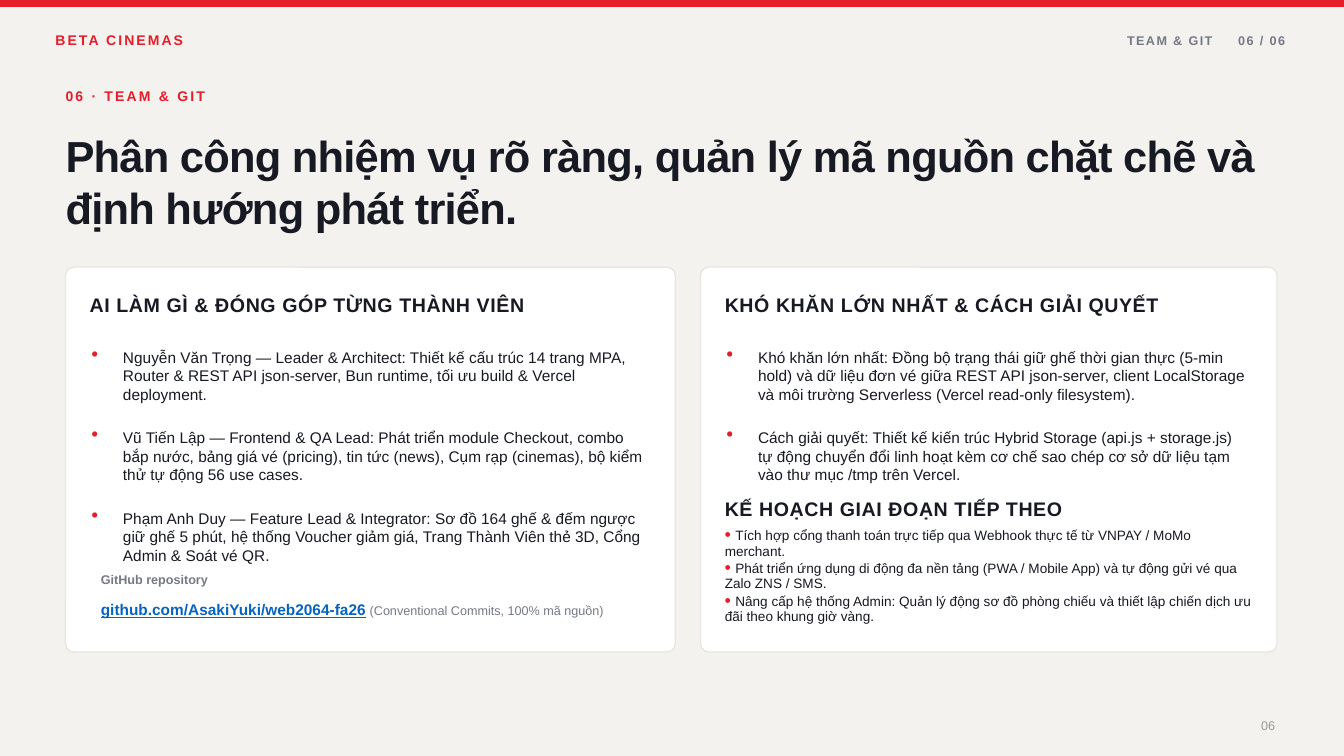
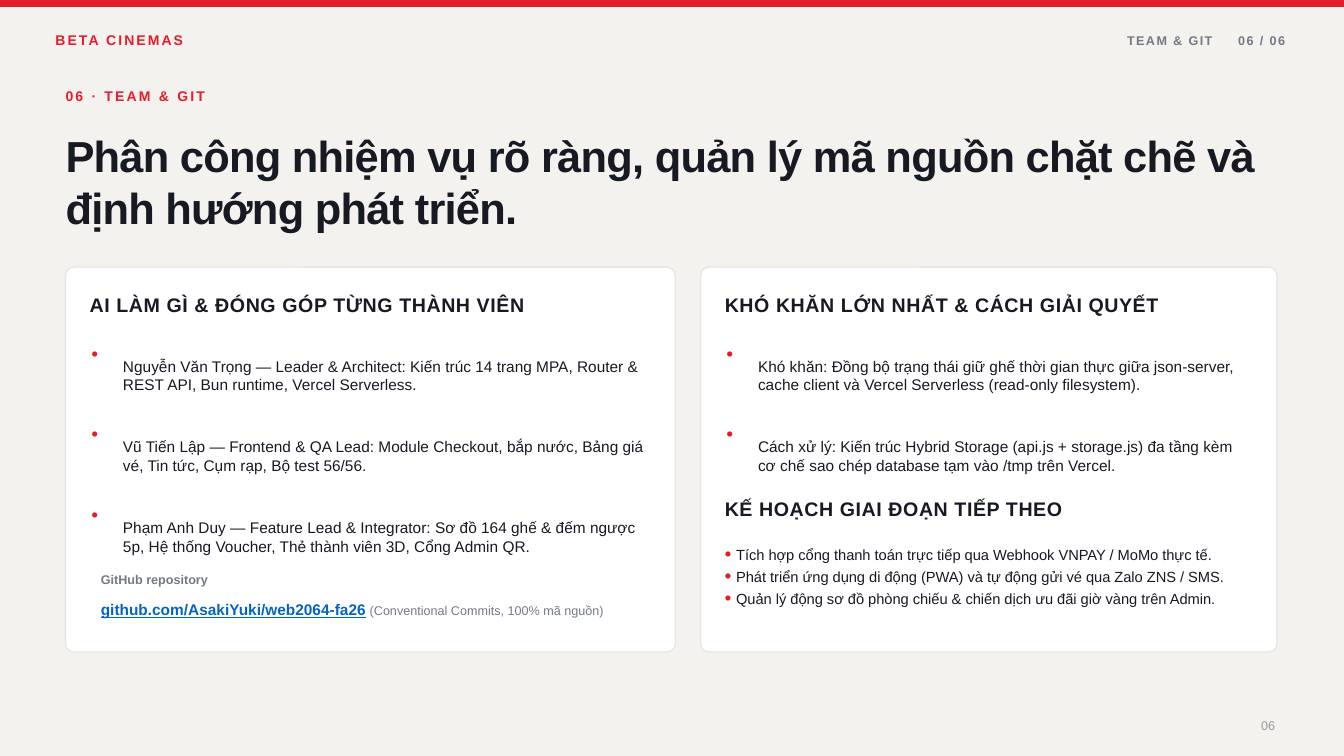
Before and after one commit to AsakiYuki/web2064-fa26, a slide deck: slide 6 of Beta-Cinemas-Presentation.pptx. Drawn at 1344x756 pixels with LibreOffice and Linux fonts; fonts in the diff are those of the drawing. Boxes give left, top, right and bottom in pixels: in the first picture for what was removed or moved away, otherwise in the second. Text is boxed around its words. In the diff, an @@ line names an element or a change of style, - is before the commit and + after.

Commit message:
docs(presentation): embed UI preview mockups and streamline text content

```diff
--- a/Beta-Cinemas-Presentation.pptx
+++ b/Beta-Cinemas-Presentation.pptx
@@ text at (x1=123, y1=359, x2=623, y2=392): text changed @@
-Nguyễn Văn Trọng — Leader & Architect: Thiết kế cấu trúc 14 trang MPA, Router & REST API json-server, Bun runtime, tối ưu build & Vercel deployment.
+Nguyễn Văn Trọng — Leader & Architect: Kiến trúc 14 trang MPA, Router & REST API, Bun runtime, Vercel Serverless.
@@ text at (x1=758, y1=360, x2=1234, y2=394): text changed @@
-Khó khăn lớn nhất: Đồng bộ trạng thái giữ ghế thời gian thực (5-min hold) và dữ liệu đơn vé giữa REST API json-server, client LocalStorage và môi trường Serverless (Vercel read-only filesystem).
+Khó khăn: Đồng bộ trạng thái giữ ghế thời gian thực giữa json-server, cache client và Vercel Serverless (read-only filesystem).
@@ text at (x1=123, y1=440, x2=644, y2=474): text changed @@
-Vũ Tiến Lập — Frontend & QA Lead: Phát triển module Checkout, combo bắp nước, bảng giá vé (pricing), tin tức (news), Cụm rạp (cinemas), bộ kiểm thử tự động 56 use cases.
+Vũ Tiến Lập — Frontend & QA Lead: Module Checkout, bắp nước, Bảng giá vé, Tin tức, Cụm rạp, Bộ test 56/56.
@@ text at (x1=758, y1=440, x2=1232, y2=474): text changed @@
-Cách giải quyết: Thiết kế kiến trúc Hybrid Storage (api.js + storage.js) tự động chuyển đổi linh hoạt kèm cơ chế sao chép cơ sở dữ liệu tạm vào thư mục /tmp trên Vercel.
+Cách xử lý: Kiến trúc Hybrid Storage (api.js + storage.js) đa tầng kèm cơ chế sao chép database tạm vào /tmp trên Vercel.
@@ text at (x1=123, y1=521, x2=635, y2=555): text changed @@
-Phạm Anh Duy — Feature Lead & Integrator: Sơ đồ 164 ghế & đếm ngược giữ ghế 5 phút, hệ thống Voucher giảm giá, Trang Thành Viên thẻ 3D, Cổng Admin & Soát vé QR.
+Phạm Anh Duy — Feature Lead & Integrator: Sơ đồ 164 ghế & đếm ngược 5p, Hệ thống Voucher, Thẻ thành viên 3D, Cổng Admin QR.
@@ text at (x1=736, y1=549, x2=1224, y2=607): text changed; size 9.7 to 10.5 pt @@
-• Tích hợp cổng thanh toán trực tiếp qua Webhook thực tế từ VNPAY / MoMo merchant.
-• Phát triển ứng dụng di động đa nền tảng (PWA / Mobile App) và tự động gửi vé qua Zalo ZNS / SMS.
-• Nâng cấp hệ thống Admin: Quản lý động sơ đồ phòng chiếu và thiết lập chiến dịch ưu đãi theo khung giờ vàng.
+• Tích hợp cổng thanh toán trực tiếp qua Webhook VNPAY / MoMo thực tế.
+• Phát triển ứng dụng di động (PWA) và tự động gửi vé qua Zalo ZNS / SMS.
+• Quản lý động sơ đồ phòng chiếu & chiến dịch ưu đãi giờ vàng trên Admin.
```
Also in this commit, not shown: 5 other slides changed, 2 other files.
